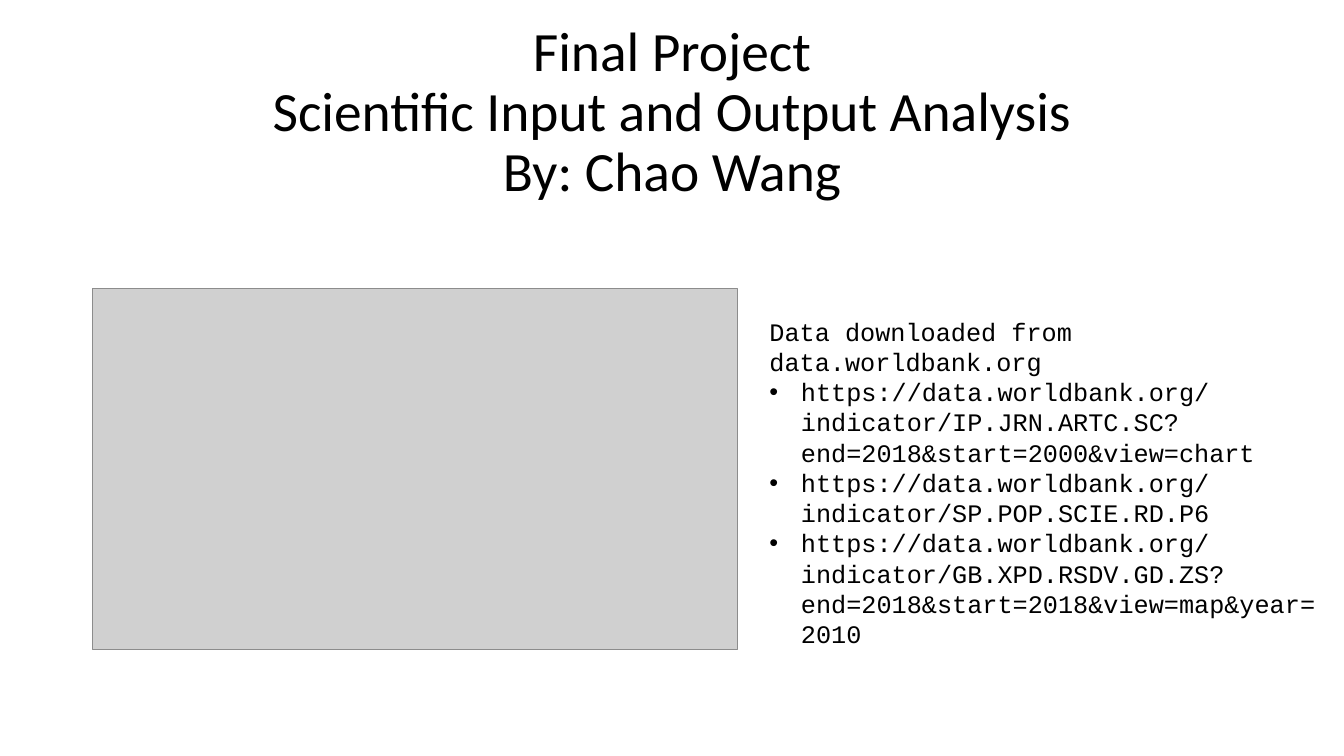
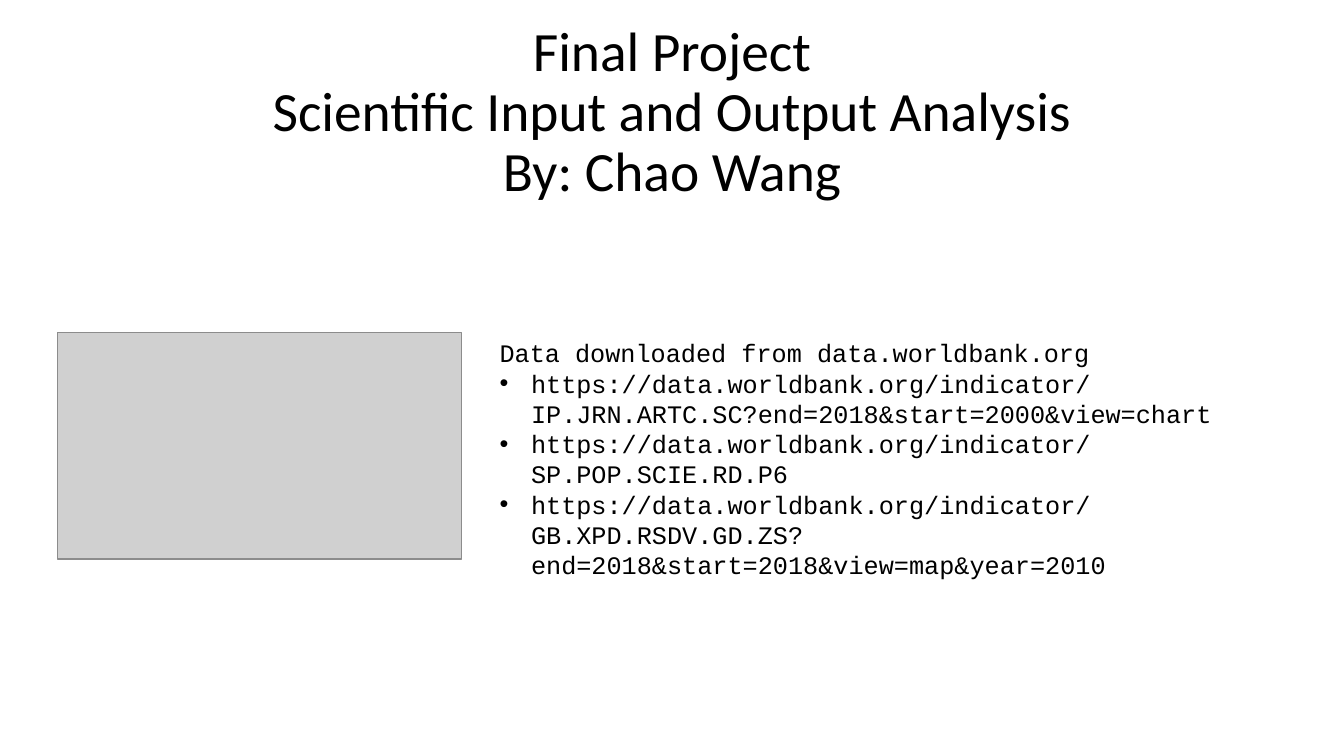
Before and after one commit to xiaocharl/final-project, a slide deck: slide 1 of final project chao.pptx. Drawn at 1344x756 pixels with LibreOffice and Linux fonts; fonts in the diff are those of the drawing; grey boxes stand for pictures. Boxes give left, top, right and bottom in pixels: in the first picture for what was removed or moved away, otherwise in the second. Text is boxed around its words. In the diff, an @@ line names an element or a change of style, - is before the commit and + after.

Commit message:
update ppt

```diff
--- a/final project chao.pptx
+++ b/final project chao.pptx
@@ picture: place and size @@
-picture at box(93, 288, 738, 649)
+picture at box(57, 333, 462, 560)
@@ text "Data downloaded from data.worldbank.org" rewrapped from box(769, 322, 1315, 619) to box(500, 344, 1211, 580) @@
```
Also in this commit, not shown: 1 slide added, 2 other files.
